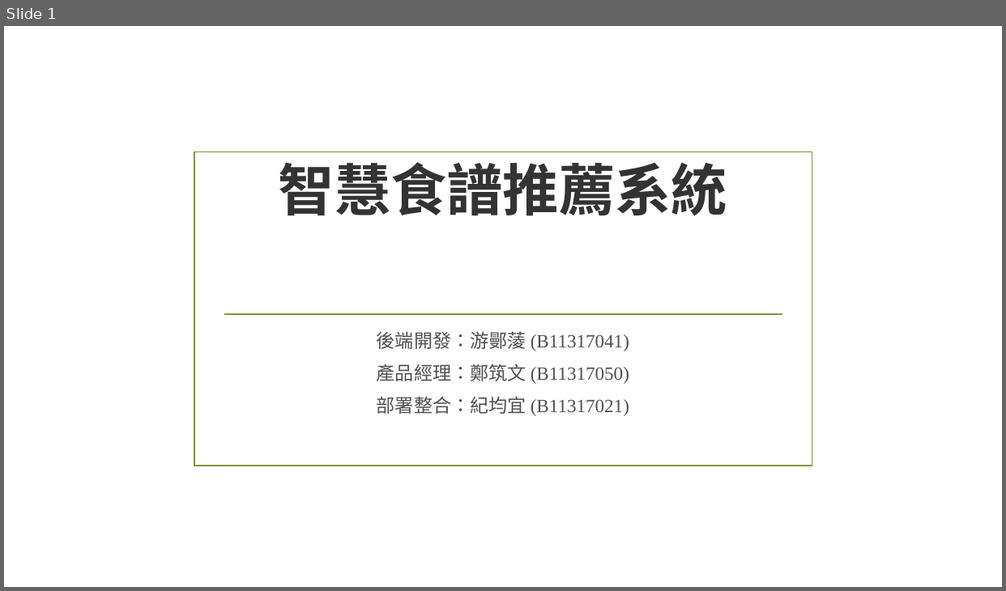
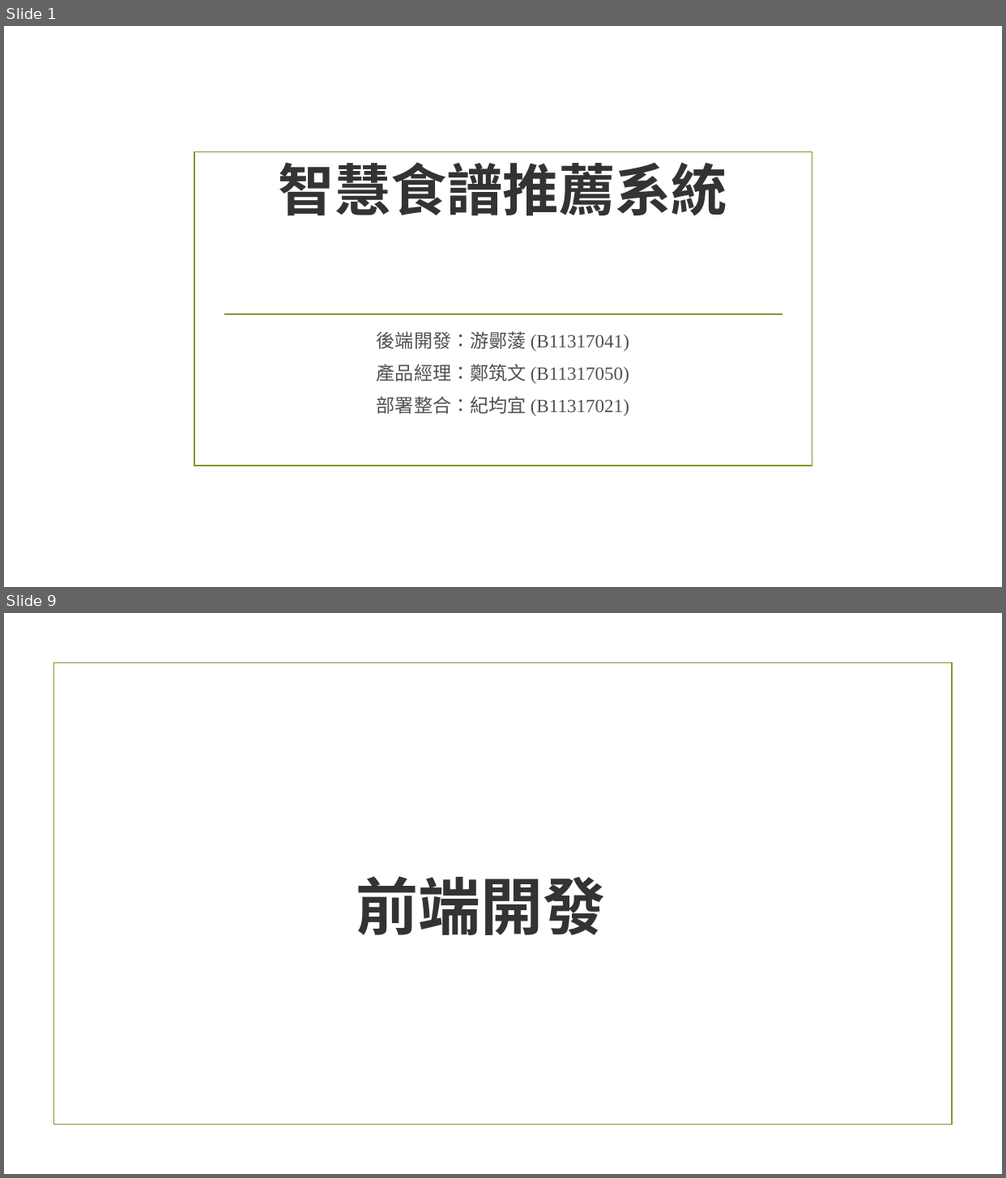
Before and after one commit to megan950628-tech/Final_report_recipe1, a slide deck: 智慧食譜推薦系統：後端架構.pptx. Shown one above the other, each under a label of ours: slide 1 before the commit, slides 1 and 9 after it; the slides between them are not shown. The pictures are 1006x591 and 1006x1178 pixels, drawn with LibreOffice and Linux fonts; fonts in the diff are those of the drawing; background and template pictures are left out. Boxes give left, top, right and bottom in pixels: in the first picture for what was removed or moved away, otherwise in the second. Text is boxed around its words. In the diff, an @@ line names an element or a change of style, - is before the commit and + after.

```diff
--- a/智慧食譜推薦系統：後端架構.pptx
+++ b/智慧食譜推薦系統：後端架構.pptx
@@ slide 9 added at box(4, 613, 1002, 1174), background picture (left out) @@
@@ rectangle added at box(53, 663, 952, 1125), outline #83992A 1.25 pt @@
@@ text added at box(356, 876, 605, 935), 60 pt, text #333333, bold @@
+前端開發
```
Also in this commit, not shown: 5 slides changed, 6 other slides added.
